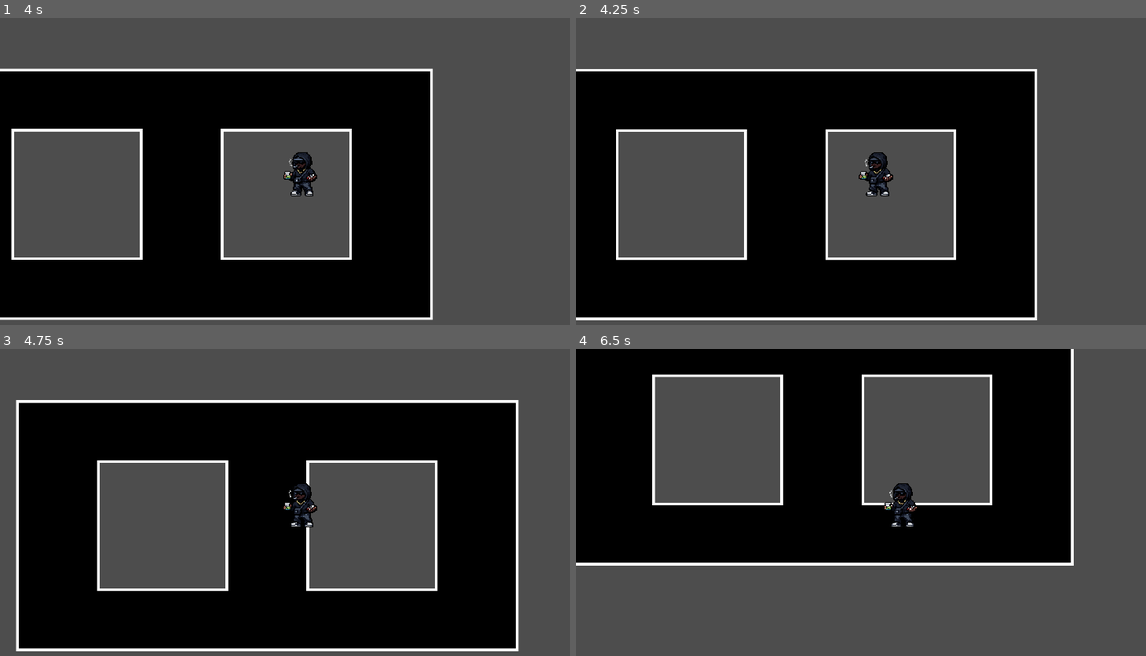
Above: before the commit, frames 1-4 (two rows, left to right).
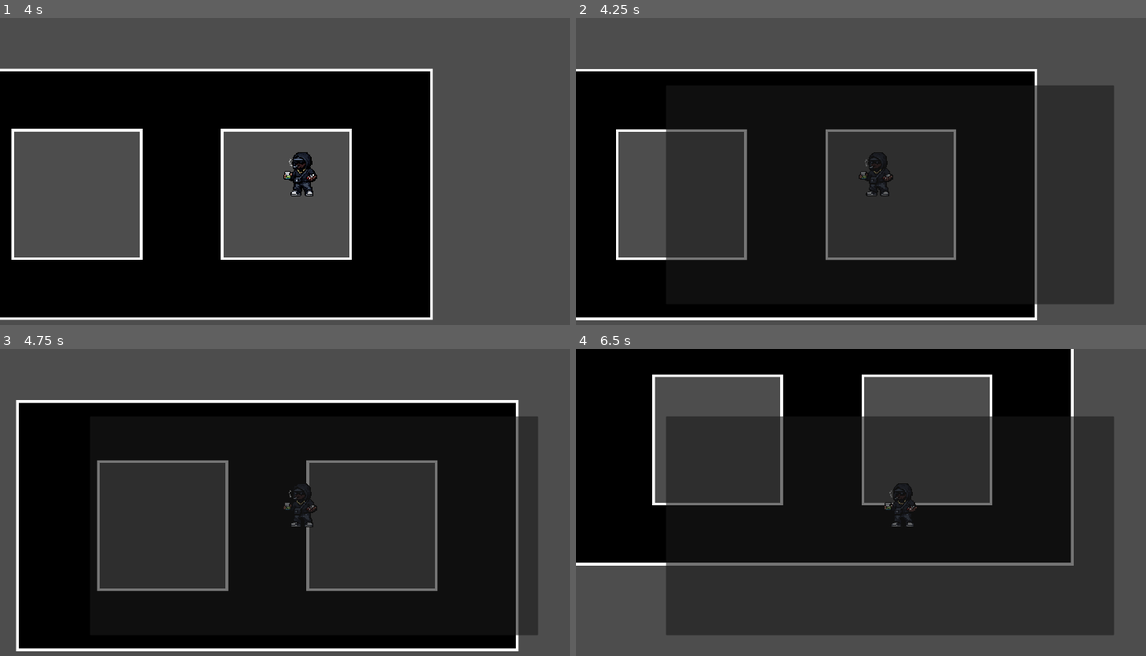
Above: after the commit, the same moments.

Repository: Magical-Schedule/magical-schedule
Game: Godot game, scene res://scenes/dev/playground.tscn
The game is run twice, just before and just after one commit, with the same random seed, the same clock (stepped at 60 frames per second) and the same inputs.
Inputs:
- Up to frame 1 (4 s): tap Enter at 0.5 s; hold D (move_right) 0.53-1.28 s; hold S (move_down) 1.28-2.03 s; hold D (move_right) 2.03-2.78 s; hold W (move_up) 2.78-3.53 s; hold A (move_left) from 3.53 s (still down)
- Up to frame 2 (4.25 s): keep holding A (move_left); tap E (inventory_toggle, bound only after the commit) at 4.15 s
- Up to frame 3 (4.75 s): keep holding A (move_left)
- Up to frame 4 (6.5 s): release A (move_left) at 5.03 s; hold S (move_down) 5.03-5.78 s; hold D (move_right) from 5.78 s (still down)

Frame 1 is identical in both runs. In frame 2, 25% of the frame differs, in the area x 15-95%, y 21-94%; in frame 3, 22%; in frame 4, 34%.

Commit message:
Base invenotryUI added

Diff:
--- a/project.godot
+++ b/project.godot
@@ -43,3 +43,8 @@
 "events": [Object(InputEventKey,"resource_local_to_scene":false,"resource_name":"","device":-1,"window_id":0,"alt_press …(192 unchanged characters)…
 ]
 }
+inventory_toggle={
+"deadzone": 0.2,
+"events": [Object(InputEventKey,"resource_local_to_scene":false,"resource_name":"","device":-1,"window_id":0,"alt_pressed":false,"shift_pressed":false,"ctrl_pressed":false,"meta_pressed":false,"pressed":false,"keycode":0,"physical_keycode":69,"key_label":0,"unicode":101,"location":0,"echo":false,"script":null)
+]
+}
--- a/scenes/dev/playground.tscn
+++ b/scenes/dev/playground.tscn
@@ -1,8 +1,9 @@
-[gd_scene load_steps=8 format=4 uid="uid://def5dbbgbaemi"]
+[gd_scene load_steps=9 format=4 uid="uid://def5dbbgbaemi"]
 
 [ext_resource type="PackedScene" uid="uid://dll4ynb800f47" path="res://scenes/player.tscn" id="1_7qj6t"]
 [ext_resource type="Texture2D" uid="uid://scgxo04kxxku" path="res://assets/tilesets/city-tileset.png" id="2_2o04f"]
 [ext_resource type="Texture2D" uid="uid://ct1difuaovo0q" path="res://assets/tilesets/template-tileset-scale-4.png" id="3_ftahm"]
+[ext_resource type="PackedScene" uid="uid://dep2pqc0lkxnw" path="res://scripts/item-system/inventory/InventoryUI.tscn" id="4_2o04f"]
 
 [sub_resource type="TileSetAtlasSource" id="TileSetAtlasSource_m8u5f"]
 texture = ExtResource("2_2o04f")
@@ -2471,3 +2472,7 @@
 texture_filter = 1
 tile_map_data = PackedByteArray("AAADAAMAAQACAAEAAAADAAIAAQACAAEAAAADAAEAAQACAAEAAAADAAAAAQACAAEAAAADAP//AQACAAEAAAADAP …(13744 unchanged characters)…
 tile_set = SubResource("TileSet_o00ia")
+
+[node name="CanvasLayer" type="CanvasLayer" parent="."]
+
+[node name="InventoryUi" parent="CanvasLayer" instance=ExtResource("4_2o04f")]
--- /dev/null
+++ b/scripts/item-system/inventory/InventoryData.gd
@@ -0,0 +1,16 @@
+extends Resource
+class_name InventoryData
+
+@export var slots: Array[SlotData] = []
+
+func save_inventory():
+	ResourceSaver.save(self, "user://inventory_save.tres")
+
+static func load_or_create() -> InventoryData:
+	if ResourceLoader.exists("user://inventory_save.tres"):
+		return ResourceLoader.load("user://inventory_save.tres")
+
+	var new_inv = InventoryData.new()
+	for i in range(63): # 54 (inventory) + 9 (hotbar)
+		new_inv.slots.append(SlotData.new())
+	return new_inv
--- /dev/null
+++ b/scripts/item-system/inventory/InventorySlot.gd
@@ -0,0 +1,52 @@
+extends PanelContainer
+
+@onready var color_rect: ColorRect = $PlaceholderIcon
+@onready var quantity_label: Label = $Label
+
+var slot_data: SlotData
+
+func set_slot_data(data: SlotData):
+	slot_data = data
+	if not slot_data.inventory_updated.is_connected(_update_ui):
+		slot_data.inventory_updated.connect(_update_ui)
+	_update_ui()
+
+func _update_ui():
+	if slot_data.item_data:
+		color_rect.color = slot_data.item_data.color
+		color_rect.visible = true
+		quantity_label.text = str(slot_data.quantity) if slot_data.quantity > 1 else ""
+		tooltip_text = slot_data.item_data.name
+	else:
+		color_rect.visible = false
+		quantity_label.text = ""
+		tooltip_text = ""
+
+func _get_drag_data(_at_position):
+	if slot_data.item_data:
+		var preview = ColorRect.new()
+		preview.color = slot_data.item_data.color
+		preview.custom_minimum_size = Vector2(40, 40)
+		set_drag_preview(preview)
+		return slot_data
+	return null
+
+func _can_drop_data(_at_position, data):
+	return data is SlotData
+
+# Popravljena vrstica 37 v InventorySlot.gd
+func _drop_data(_at_position: Vector2, data: Variant) -> void:
+	# Najprej preverimo, če je 'data' dejansko tipa SlotData
+	if data is SlotData:
+		if slot_data.item_data == data.item_data and slot_data.item_data.stackable:
+			slot_data.quantity += data.quantity
+			data.quantity = 0
+		else:
+			var temp_item = slot_data.item_data
+			var temp_qty = slot_data.quantity
+
+			slot_data.item_data = data.item_data
+			slot_data.quantity = data.quantity
+
+			data.item_data = temp_item
+			data.quantity = temp_qty
--- /dev/null
+++ b/scripts/item-system/inventory/InventorySlot.tscn
@@ -0,0 +1,9 @@
+[gd_scene format=3 uid="uid://blmsp1xvwlccu"]
+
+[node name="InventorySlot" type="Control"]
+layout_mode = 3
+anchors_preset = 15
+anchor_right = 1.0
+anchor_bottom = 1.0
+grow_horizontal = 2
+grow_vertical = 2
--- /dev/null
+++ b/scripts/item-system/inventory/InventoryUI.gd
@@ -0,0 +1,34 @@
+extends Control
+
+@export var slot_scene: PackedScene
+@onready var inv_grid = $Panel/VBoxContainer/InventoryGrid
+@onready var hotbar_grid = $Panel/VBoxContainer/HotbarGrid
+
+var inventory_data: InventoryData
+
+func _ready():
+	print("creating inventory")
+	inventory_data = InventoryData.load_or_create()
+	visible = false
+	#populate_grids()
+#naredi inventory
+func populate_grids():
+	for child in inv_grid.get_children(): child.queue_free()
+	for child in hotbar_grid.get_children(): child.queue_free()
+
+	for i in range(inventory_data.slots.size()):
+		var slot_visual = slot_scene.instantiate()
+		if i < 54:
+			inv_grid.add_child(slot_visual)
+		else:
+			hotbar_grid.add_child(slot_visual)
+		slot_visual.set_slot_data(inventory_data.slots[i])
+#inventory toggle z E
+func _input(event):
+	if event.is_action_pressed("inventory_toggle"):
+		visible = !visible
+		if visible:
+			Input.mouse_mode = Input.MOUSE_MODE_VISIBLE
+		else:
+			Input.mouse_mode = Input.MOUSE_MODE_CAPTURED
+			inventory_data.save_inventory()
--- /dev/null
+++ b/scripts/item-system/inventory/InventoryUI.tscn
@@ -0,0 +1,42 @@
+[gd_scene load_steps=3 format=3 uid="uid://dep2pqc0lkxnw"]
+
+[ext_resource type="Script" uid="uid://iwb3cdwhwwlt" path="res://scripts/item-system/inventory/InventoryUI.gd" id="1_2sbf0"]
+[ext_resource type="PackedScene" uid="uid://blmsp1xvwlccu" path="res://scripts/item-system/inventory/InventorySlot.tscn" id="2_3ckgw"]
+
+[node name="InventoryUi" type="Control"]
+layout_mode = 3
+anchors_preset = 15
+anchor_right = 1.0
+anchor_bottom = 1.0
+grow_horizontal = 2
+grow_vertical = 2
+script = ExtResource("1_2sbf0")
+slot_scene = ExtResource("2_3ckgw")
+
+[node name="Panel" type="Panel" parent="."]
+layout_mode = 1
+anchors_preset = 8
+anchor_left = 0.5
+anchor_top = 0.5
+anchor_right = 0.5
+anchor_bottom = 0.5
+offset_left = -685.0
+offset_top = -334.5
+offset_right = 685.0
+offset_bottom = 334.5
+grow_horizontal = 2
+grow_vertical = 2
+
+[node name="VBoxContainer" type="VBoxContainer" parent="Panel"]
+layout_mode = 0
+offset_right = 40.0
+offset_bottom = 40.0
+
+[node name="InventoryGrid" type="GridContainer" parent="Panel/VBoxContainer"]
+layout_mode = 2
+columns = 9
+
+[node name="HotbarGrid" type="GridContainer" parent="Panel/VBoxContainer"]
+visible = false
+layout_mode = 2
+columns = 9
--- /dev/null
+++ b/scripts/item-system/inventory/ItemData.gd
@@ -0,0 +1,6 @@
+extends Resource
+class_name ItemData
+
+@export var name: String = "New Item"
+@export var stackable: bool = true
+@export var color: Color = Color.WHITE # Used as a placeholder since you have no sprites
--- /dev/null
+++ b/scripts/item-system/inventory/SlotData.gd
@@ -0,0 +1,12 @@
+extends Resource
+class_name SlotData
+
+signal inventory_updated
+
+@export var item_data: ItemData
+@export var quantity: int = 0:
+	set(value):
+		quantity = value
+		if quantity <= 0:
+			item_data = null
+		inventory_updated.emit()
Not shown, added: scripts/item-system/inventory/InventoryData.gd.uid
Not shown, added: scripts/item-system/inventory/InventorySlot.gd.uid
Not shown, added: scripts/item-system/inventory/InventoryUI.gd.uid
Not shown, added: scripts/item-system/inventory/ItemData.gd.uid
Not shown, added: scripts/item-system/inventory/SlotData.gd.uid
